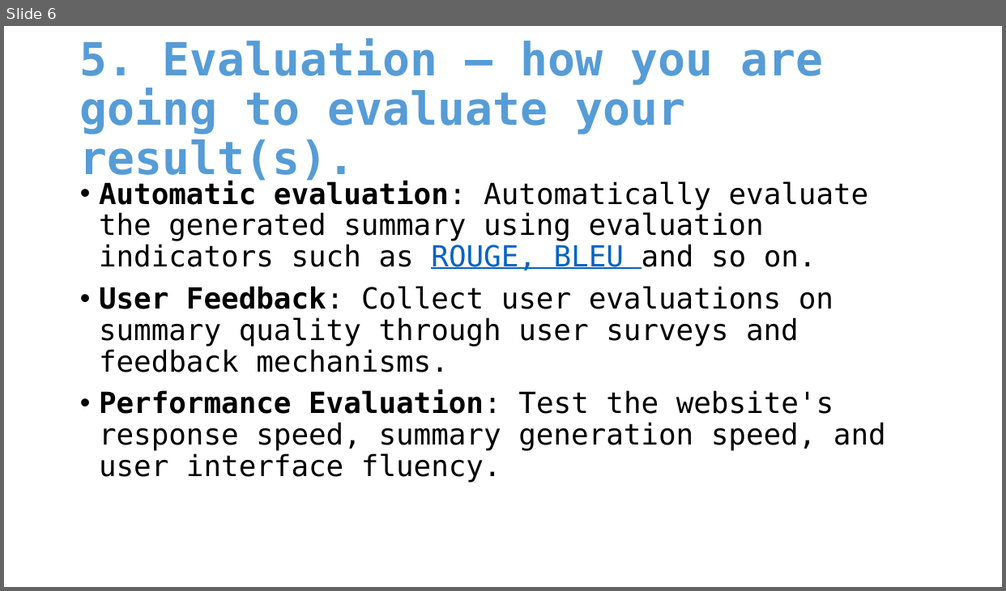
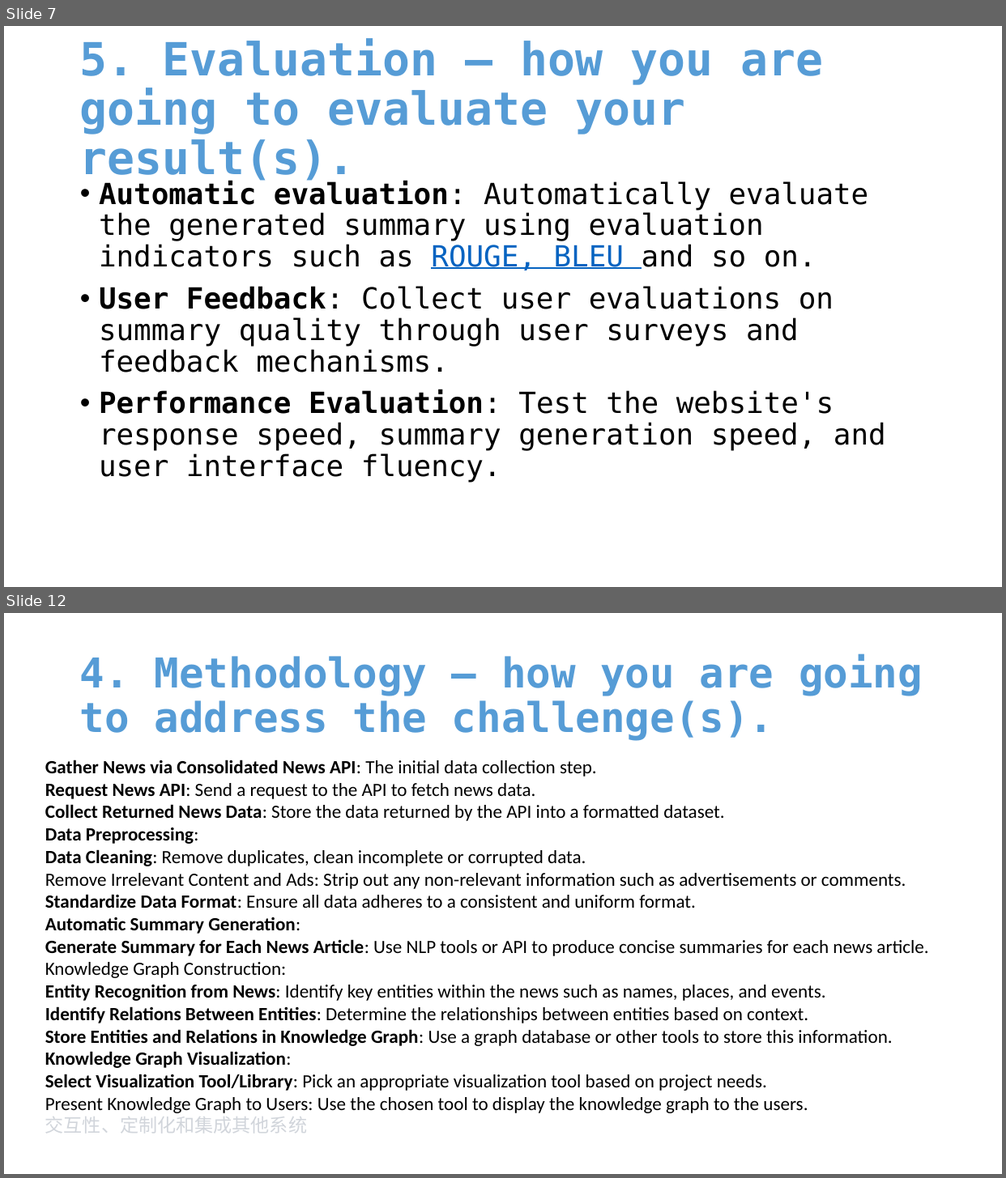
Before and after one commit to VergilOP/Note, a slide deck: University/3rd/Project/Proposal.pptx. Shown one above the other, each under a label of ours: slide 6 before the commit, slides 7 and 12 after it; the slides between them are not shown. The pictures are 1006x591 and 1006x1178 pixels, drawn with LibreOffice and Linux fonts; fonts in the diff are those of the drawing. Boxes give left, top, right and bottom in pixels: in the first picture for what was removed or moved away, otherwise in the second. Text is boxed around its words. In the diff, an @@ line names an element or a change of style, - is before the commit and + after.

Commit message:
Project Material/Ideas

```diff
--- a/University/3rd/Project/Proposal.pptx
+++ b/University/3rd/Project/Proposal.pptx
@@ slide 12 added at (x1=4, y1=613, x2=1002, y2=1174), background #FFFFFF @@
@@ title added at (x1=80, y1=654, x2=923, y2=741), 39.6 pt, text #569CD6, bold @@
+4. Methodology – how you are going to address the challenge(s).
@@ text added at (x1=45, y1=760, x2=928, y2=1133), 18 pt, text #000000 @@
+Gather News via Consolidated News API: The initial data collection step.
+Request News API: Send a request to the API to fetch news data.
+Collect Returned News Data: Store the data returned by the API into a formatted dataset.
+Data Preprocessing:
+Data Cleaning: Remove duplicates, clean incomplete or corrupted data.
+Remove Irrelevant Content and Ads: Strip out any non-relevant information such as advertisements or comments.
+Standardize Data Format: Ensure all data adheres to a consistent and uniform format.
+Automatic Summary Generation:
+Generate Summary for Each News Article: Use NLP tools or API to produce concise summaries for each news article.
+Knowledge Graph Construction:
+Entity Recognition from News: Identify key entities within the news such as names, places, and events.
+Identify Relations Between Entities: Determine the relationships between entities based on context.
+Store Entities and Relations in Knowledge Graph: Use a graph database or other tools to store this information.
+Knowledge Graph Visualization:
+Select Visualization Tool/Library: Pick an appropriate visualization tool based on project needs.
+Present Knowledge Graph to Users: Use the chosen tool to display the knowledge graph to the users.
+交互性、定制化和集成其他系统
@@ what was slide 6 is now slide 7 @@
```
Also in this commit, not shown: 4 slides changed, 5 other slides added, 1 slide removed, 8 other files.
